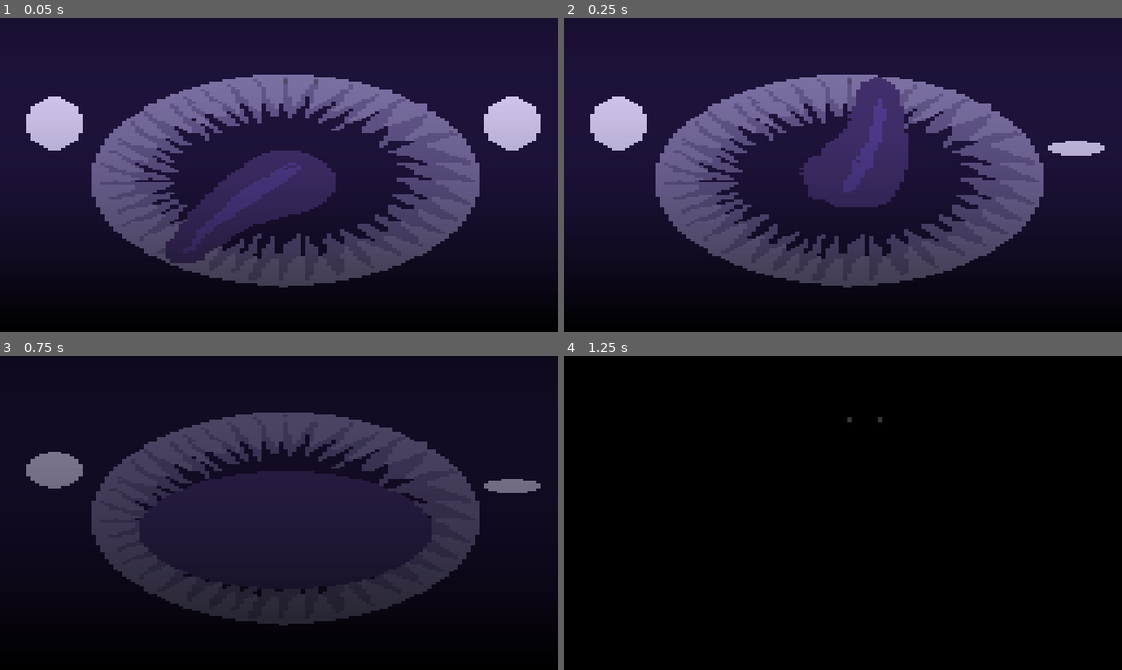
Above: before the commit, frames 1-4 (two rows, left to right).
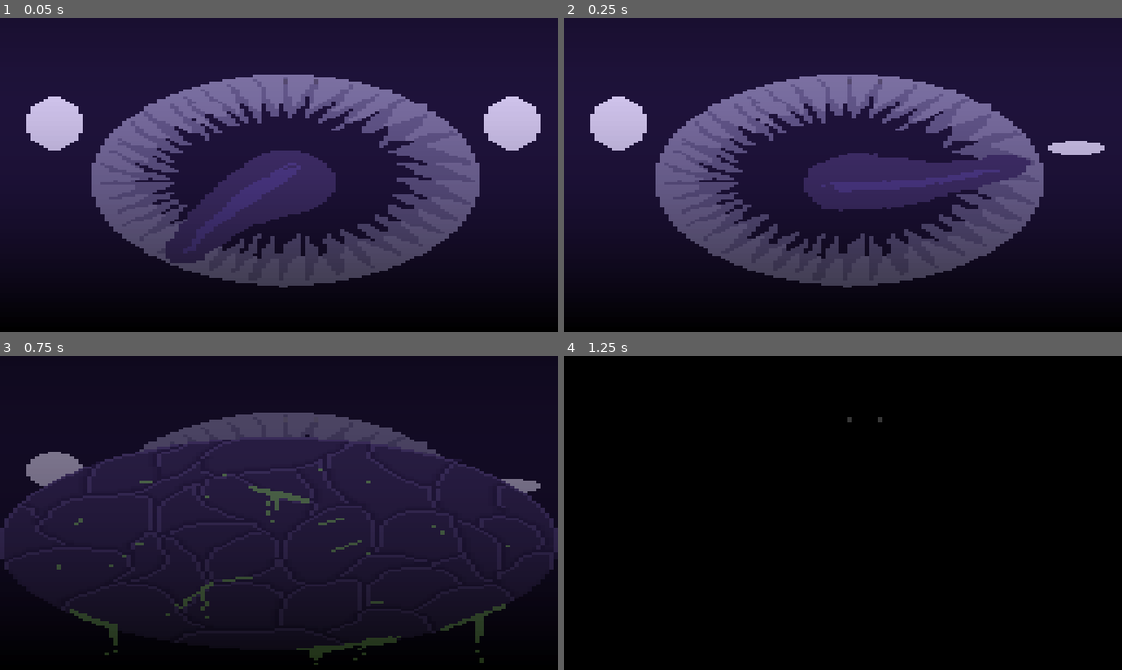
Above: after the commit, the same moments.

Repository: victorcto/eternal-rain
Game: Godot game, scene res://prefabs/entity_jumpscare.tscn
Two runs of this game, one before a commit and one after it. Both use one fixed random seed, a clock stepped at 60 frames per second and the inputs below. This scene is started directly instead of the project's main scene.
Inputs:
- Up to frame 1 (0.05 s): no input
- Up to frame 2 (0.25 s): no input
- Up to frame 3 (0.75 s): tap Enter (ui_accept) at 0.5 s; hold Right (ui_right) from 0.53 s (still down); hold I (Interaction) from 0.53 s (still down)
- Up to frame 4 (1.25 s): keep holding Right (ui_right); keep holding I (Interaction); tap Enter (ui_accept) at 0.77 s

Frame 1 is identical in both runs. In frame 2, 5.7% of the frame differs, in the area x 21-95%, y 18-82%; in frame 3, 15%, in the area x 0-100%, y 25-99%; in frame 4, nothing differs.

Commit message:
complementado jumpscare
novos frames de animação adicionados

Diff:
--- a/prefabs/entity_jumpscare.tscn
+++ b/prefabs/entity_jumpscare.tscn
@@ -2,34 +2,6 @@
 
 [ext_resource type="Texture2D" uid="uid://56jf3iy0bug0" path="res://assets/character/entities/enemy_4_jumpscare.png" id="1_pj3rt"]
 [ext_resource type="AudioStream" uid="uid://dcm7a15w6dnav" path="res://assets/audio/scream_jumpscare.ogg" id="2_0ko7l"]
-
-[sub_resource type="Animation" id="Animation_q82u5"]
-resource_name = "jumpscare"
-step = 0.01
-tracks/0/type = "value"
-tracks/0/imported = false
-tracks/0/enabled = true
-tracks/0/path = NodePath(".:frame")
-tracks/0/interp = 1
-tracks/0/loop_wrap = true
-tracks/0/keys = {
-"times": PackedFloat32Array(0, 0.03, 0.05, 0.07, 0.1, 0.12, 0.13, 0.15, 0.17, 0.19, 0.41),
-"transitions": PackedFloat32Array(1, 1, 1, 1, 1, 1, 1, 1, 1, 1, 1),
-"update": 1,
-"values": [0, 1, 2, 3, 4, 5, 6, 7, 8, 9, 18]
-}
-tracks/1/type = "value"
-tracks/1/imported = false
-tracks/1/enabled = true
-tracks/1/path = NodePath(".:modulate")
-tracks/1/interp = 1
-tracks/1/loop_wrap = true
-tracks/1/keys = {
-"times": PackedFloat32Array(0.6, 0.99),
-"transitions": PackedFloat32Array(1, 1),
-"update": 0,
-"values": [Color(1, 1, 1, 1), Color(0, 0, 0, 1)]
-}
 
 [sub_resource type="Animation" id="Animation_1ttmh"]
 length = 0.001
@@ -58,6 +30,34 @@
 "values": [Color(0, 0, 0, 1)]
 }
 
+[sub_resource type="Animation" id="Animation_q82u5"]
+resource_name = "jumpscare"
+step = 0.01
+tracks/0/type = "value"
+tracks/0/imported = false
+tracks/0/enabled = true
+tracks/0/path = NodePath(".:frame")
+tracks/0/interp = 1
+tracks/0/loop_wrap = true
+tracks/0/keys = {
+"times": PackedFloat32Array(0, 0.03, 0.05, 0.07, 0.1, 0.12, 0.14, 0.16, 0.18, 0.2, 0.22, 0.24, 0.26, 0.28, 0.3, 0.32, 0.34, 0.36, 0.39, 0.44),
+"transitions": PackedFloat32Array(1, 1, 1, 1, 1, 1, 1, 1, 1, 1, 1, 1, 1, 1, 1, 1, 1, 1, 1, 1),
+"update": 1,
+"values": [0, 1, 2, 3, 4, 5, 6, 7, 8, 9, 10, 11, 12, 13, 14, 15, 16, 17, 18, 19]
+}
+tracks/1/type = "value"
+tracks/1/imported = false
+tracks/1/enabled = true
+tracks/1/path = NodePath(".:modulate")
+tracks/1/interp = 1
+tracks/1/loop_wrap = true
+tracks/1/keys = {
+"times": PackedFloat32Array(0.6, 0.99),
+"transitions": PackedFloat32Array(1, 1),
+"update": 0,
+"values": [Color(1, 1, 1, 1), Color(0, 0, 0, 1)]
+}
+
 [sub_resource type="AnimationLibrary" id="AnimationLibrary_2oyus"]
 _data = {
 "RESET": SubResource("Animation_1ttmh"),
